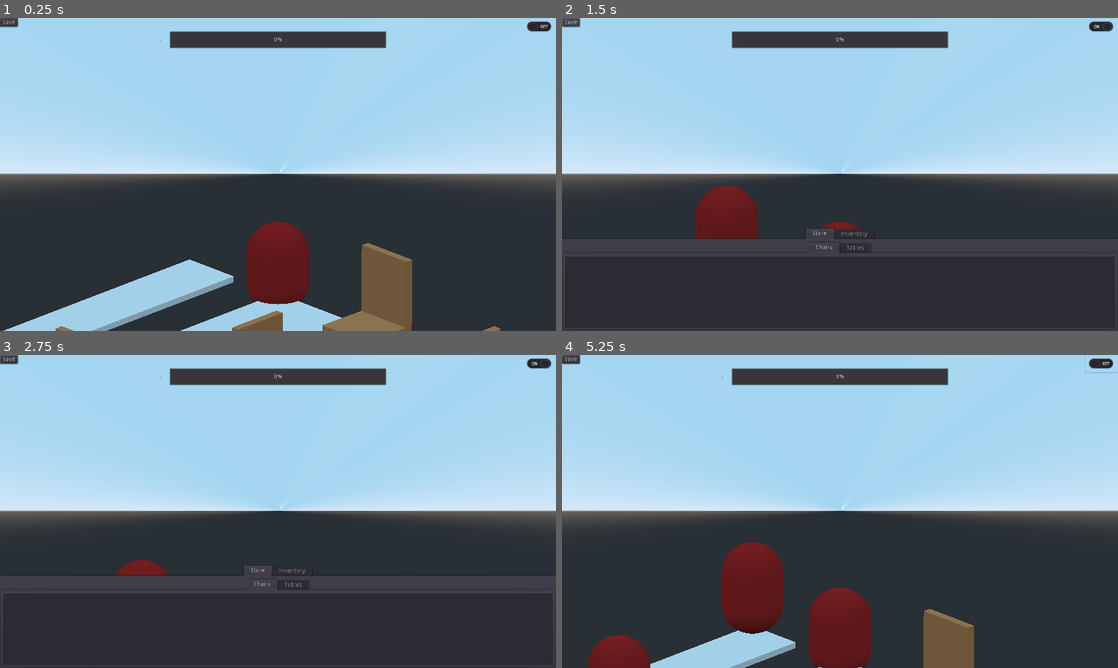
Above: before the commit, frames 1-4 (two rows, left to right).
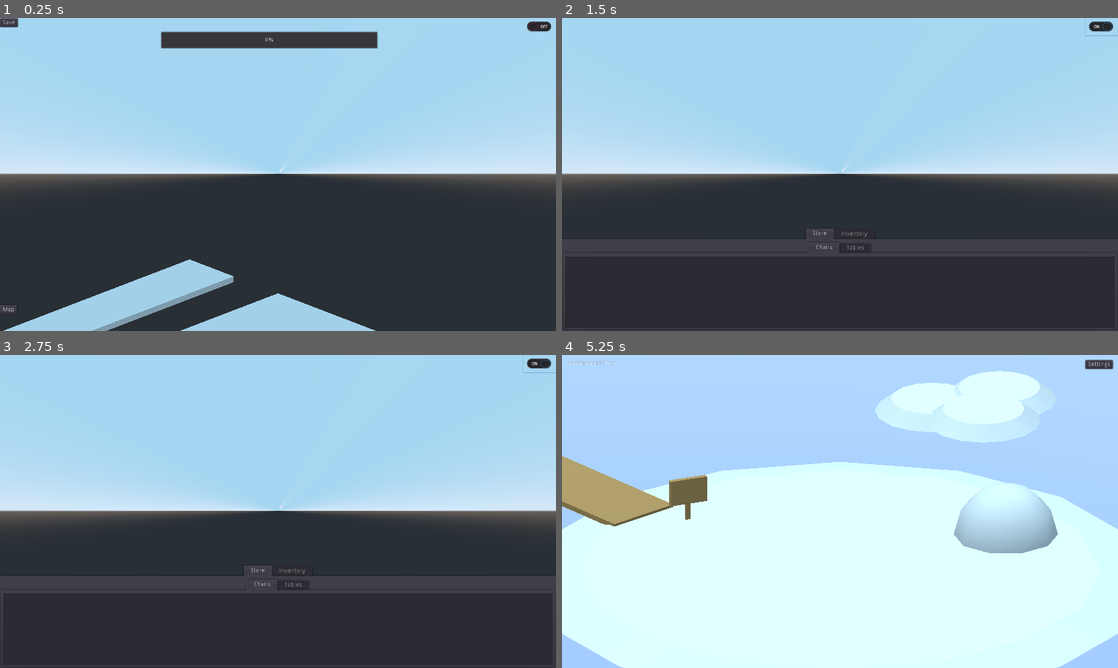
Above: after the commit, the same moments.

Repository: bigigloogames/Emperor-s-Restaurant
Game: Godot game, scene res://scenes/Restaurant.tscn
The game is run twice, just before and just after one commit, with the same random seed, the same clock (stepped at 60 frames per second) and the same inputs. The project has no main scene, so this scene is started directly.
Inputs (mouse positions are in pixels of both pictures, inside the frame that each line leads up to):
- Up to frame 1 (0.25 s): no input
- Up to frame 2 (1.5 s): click (1101, 27) at 0.5 s; click (573, 21) at 1.25 s, where only the run before the commit has a clickable "Save"
- Up to frame 3 (2.75 s): move the mouse to (400, 495) at 2.02 s; hold Up (ui_up) from 2.03 s (still down); tap Mouse wheel down (wheel_down) at 2.1 s; click (400, 495) at 2.17 s
- Up to frame 4 (5.25 s): move the mouse to (728, 527) at 2.77 s; release Up (ui_up) at 2.78 s; hold Down (ui_down) 2.78-3.53 s; tap Mouse wheel up (wheel_up) at 2.85, 4.35 s; move the mouse to (895, 442) at 3.52 s; hold Up (ui_up) 3.53-5 s; tap Mouse wheel down (wheel_down) at 3.6 s; tap Enter at 4.25 s; move the mouse to (812, 574) at 4.27 s; click (812, 574) at 4.42 s; click (573, 646) at 5 s, where only the run after the commit has a clickable "Map"

The runs differ from the first frame. In frame 1, 6.3% of the frame differs, in the area x 0-90%, y 0-100%; in frame 2, 4.1%; in frame 3, 2.6%; in frame 4, 68%, in the area x 0-100%, y 0-100%.

Commit message:
Modified Customer Routine

Diff:
--- a/scenes/Restaurant.tscn
+++ b/scenes/Restaurant.tscn
@@ -9,6 +9,12 @@
 [ext_resource path="res://scripts/Floor.gd" type="Script" id=7]
 [ext_resource path="res://scripts/Furniture.gd" type="Script" id=8]
 
+[sub_resource type="BoxShape" id=1]
+extents = Vector3( 20, 0.5, 20 )
+
+[sub_resource type="BoxShape" id=2]
+extents = Vector3( 0.5, 0.5, 0.5 )
+
 [node name="Restaurant" type="Node"]
 script = ExtResource( 2 )
 
@@ -28,95 +34,40 @@
 "_edit_use_anchors_": false
 }
 
-[node name="BuildMode" type="CheckButton" parent="Control"]
-anchor_left = 1.0
-anchor_right = 1.0
-margin_left = -76.0
-margin_bottom = 40.0
-__meta__ = {
-"_edit_use_anchors_": false
-}
-
-[node name="Build" type="TabContainer" parent="Control"]
-visible = false
-anchor_top = 1.0
-anchor_right = 1.0
-anchor_bottom = 1.0
-margin_top = -236.0
-__meta__ = {
-"_edit_use_anchors_": false
-}
-
-[node name="Store" type="TabContainer" parent="Control/Build"]
-anchor_right = 1.0
-anchor_bottom = 1.0
-margin_left = 4.0
-margin_top = 32.0
-margin_right = -4.0
-margin_bottom = -4.0
-
-[node name="Chairs" type="ItemList" parent="Control/Build/Store"]
-anchor_right = 1.0
-anchor_bottom = 1.0
-margin_left = 4.0
-margin_top = 32.0
-margin_right = -4.0
-margin_bottom = -4.0
-
-[node name="Tables" type="ItemList" parent="Control/Build/Store"]
-visible = false
-anchor_right = 1.0
-anchor_bottom = 1.0
-margin_left = 4.0
-margin_top = 32.0
-margin_right = -4.0
-margin_bottom = -4.0
-
-[node name="Inventory" type="TabContainer" parent="Control/Build"]
-visible = false
-anchor_right = 1.0
-anchor_bottom = 1.0
-margin_left = 4.0
-margin_top = 32.0
-margin_right = -4.0
-margin_bottom = -4.0
-
-[node name="Chairs" type="ItemList" parent="Control/Build/Inventory"]
-anchor_right = 1.0
-anchor_bottom = 1.0
-margin_left = 4.0
-margin_top = 32.0
-margin_right = -4.0
-margin_bottom = -4.0
-allow_reselect = true
-max_columns = 0
-script = ExtResource( 5 )
-__meta__ = {
-"_edit_use_anchors_": false
-}
-
-[node name="Tables" type="ItemList" parent="Control/Build/Inventory"]
-visible = false
-anchor_right = 1.0
-anchor_bottom = 1.0
-margin_left = 4.0
-margin_top = 32.0
-margin_right = -4.0
-margin_bottom = -4.0
-
-[node name="ExpBar" type="ProgressBar" parent="Control"]
+[node name="Menu" type="Panel" parent="Control"]
+anchor_right = 1.0
+anchor_bottom = 1.0
+margin_top = 1.0
+margin_right = -1280.0
+margin_bottom = -719.0
+__meta__ = {
+"_edit_use_anchors_": false
+}
+
+[node name="ExpBar" type="ProgressBar" parent="Control/Menu"]
 anchor_left = 0.5
 anchor_right = 0.5
-margin_left = -250.0
+margin_left = 370.0
 margin_top = 30.0
-margin_right = 250.0
+margin_right = 870.0
 margin_bottom = 70.0
 step = 1.0
 __meta__ = {
 "_edit_use_anchors_": false
 }
 
-[node name="Level" type="Label" parent="Control"]
+[node name="Map" type="Button" parent="Control/Menu"]
+anchor_top = 1.0
+anchor_bottom = 1.0
+margin_top = 660.0
+margin_right = 39.0
+margin_bottom = 680.0
+text = "Map"
+__meta__ = {
+"_edit_use_anchors_": false
+}
+
+[node name="Level" type="Label" parent="Control/Menu"]
 margin_left = 350.0
 margin_top = 30.0
 margin_right = 390.0
@@ -124,11 +75,93 @@
 text = "1"
 align = 1
 valign = 1
-
-[node name="Save" type="Button" parent="Control"]
-margin_right = 12.0
+__meta__ = {
+"_edit_use_anchors_": false
+}
+
+[node name="Save" type="Button" parent="Control/Menu"]
+margin_right = 41.0
 margin_bottom = 20.0
 text = "Save"
+__meta__ = {
+"_edit_use_anchors_": false
+}
+
+[node name="BuildMode" type="CheckButton" parent="Control"]
+anchor_left = 1.0
+anchor_right = 1.0
+margin_left = -76.0
+margin_bottom = 40.0
+__meta__ = {
+"_edit_use_anchors_": false
+}
+
+[node name="Build" type="TabContainer" parent="Control"]
+visible = false
+anchor_top = 1.0
+anchor_right = 1.0
+anchor_bottom = 1.0
+margin_top = -236.0
+__meta__ = {
+"_edit_use_anchors_": false
+}
+
+[node name="Store" type="TabContainer" parent="Control/Build"]
+anchor_right = 1.0
+anchor_bottom = 1.0
+margin_left = 4.0
+margin_top = 32.0
+margin_right = -4.0
+margin_bottom = -4.0
+
+[node name="Chairs" type="ItemList" parent="Control/Build/Store"]
+anchor_right = 1.0
+anchor_bottom = 1.0
+margin_left = 4.0
+margin_top = 32.0
+margin_right = -4.0
+margin_bottom = -4.0
+
+[node name="Tables" type="ItemList" parent="Control/Build/Store"]
+visible = false
+anchor_right = 1.0
+anchor_bottom = 1.0
+margin_left = 4.0
+margin_top = 32.0
+margin_right = -4.0
+margin_bottom = -4.0
+
+[node name="Inventory" type="TabContainer" parent="Control/Build"]
+visible = false
+anchor_right = 1.0
+anchor_bottom = 1.0
+margin_left = 4.0
+margin_top = 32.0
+margin_right = -4.0
+margin_bottom = -4.0
+
+[node name="Chairs" type="ItemList" parent="Control/Build/Inventory"]
+anchor_right = 1.0
+anchor_bottom = 1.0
+margin_left = 4.0
+margin_top = 32.0
+margin_right = -4.0
+margin_bottom = -4.0
+allow_reselect = true
+max_columns = 0
+script = ExtResource( 5 )
+__meta__ = {
+"_edit_use_anchors_": false
+}
+
+[node name="Tables" type="ItemList" parent="Control/Build/Inventory"]
+visible = false
+anchor_right = 1.0
+anchor_bottom = 1.0
+margin_left = 4.0
+margin_top = 32.0
+margin_right = -4.0
+margin_bottom = -4.0
 
 [node name="Floor" type="GridMap" parent="."]
 mesh_library = ExtResource( 1 )
@@ -166,11 +199,27 @@
 "units",
 ] instance=ExtResource( 4 )]
 transform = Transform( 1, 0, 0, 0, 1, 0, 0, 0, 1, 0, 2, 0 )
+visible = false
 
 [node name="CustomerTimer" type="Timer" parent="."]
 autostart = true
+
+[node name="Seating" type="Area" parent="."]
+transform = Transform( 1, 0, 0, 0, 1, 0, 0, 0, 1, 0, 5, 0 )
+
+[node name="CollisionShape" type="CollisionShape" parent="Seating"]
+shape = SubResource( 1 )
+
+[node name="Exit" type="Area" parent="."]
+transform = Transform( 1, 0, 0, 0, 1, 0, 0, 0, 1, -3, 2, 17 )
+
+[node name="CollisionShape" type="CollisionShape" parent="Exit"]
+shape = SubResource( 2 )
+[connection signal="value_changed" from="Control/Menu/ExpBar" to="." method="_on_ExpBar_value_changed"]
+[connection signal="pressed" from="Control/Menu/Map" to="." method="_on_Map_pressed"]
+[connection signal="pressed" from="Control/Menu/Save" to="." method="_on_Save_pressed"]
 [connection signal="toggled" from="Control/BuildMode" to="." method="_on_BuildMode_toggled"]
 [connection signal="item_selected" from="Control/Build/Inventory/Chairs" to="." method="_on_ItemList_item_selected"]
-[connection signal="value_changed" from="Control/ExpBar" to="." method="_on_ExpBar_value_changed"]
-[connection signal="pressed" from="Control/Save" to="." method="_on_Save_pressed"]
 [connection signal="timeout" from="CustomerTimer" to="." method="_on_CustomerTimer_timeout"]
+[connection signal="body_entered" from="Seating" to="." method="_on_Seating_body_entered"]
+[connection signal="body_entered" from="Exit" to="." method="_on_Exit_body_entered"]
--- a/scripts/Furniture.gd
+++ b/scripts/Furniture.gd
@@ -16,7 +16,7 @@
 	for m in range(size):
 		for n in range(size):
 			if furniture[m][n]:
-				set_cell_item(m, 0, n, furniture[m][n][0], furniture[m][n][1])
+				set_cell_item(m, -1, n, furniture[m][n][0], furniture[m][n][1])
 
 
 func place_item(selected_item, position):
--- a/scripts/Restaurant.gd
+++ b/scripts/Restaurant.gd
@@ -16,8 +16,10 @@
 onready var Floor = $Floor
 onready var Furni = $Furniture
 onready var Astar = $Astar
-onready var ExpBar = $Control/ExpBar
-onready var Level = $Control/Level
+onready var Menu = $Control/Menu
+onready var ExpBar = $Control/Menu/ExpBar
+onready var Level = $Control/Menu/Level
+onready var CustomerTimer = $CustomerTimer
 var sav_dict = {}
 var seats = []
 var selected_item = -1
@@ -36,25 +38,32 @@
 	FurniList.populate_list(mesh_lib)
 
 
-func _on_CustomerTimer_timeout():
+func _on_CustomerTimer_timeout():  # Spawn customers
 	if seats:
 		var NewUnit = Unit.instance()
+		NewUnit.add_to_group("customers")
 		NewUnit.translation.x = -3
 		NewUnit.translation.y = 2
 		self.add_child(NewUnit)
 		#NewUnit.visit_restaurant()
 		var free_seat = seats.pop_back()
-		print(free_seat)
 		var seat_id = Astar.all_points[Astar.v3_to_index(free_seat)]
 		Astar.astar.set_point_disabled(seat_id, false)
 		NewUnit.move_to(free_seat)
 		Astar.astar.set_point_disabled(seat_id, true)
-		yield(get_tree().create_timer(10.0), "timeout")
-		NewUnit.move_to(Vector3(-2, 1, 0))
+		#
+		yield(get_tree().create_timer(20.0), "timeout")
 		seats.push_back(free_seat)
-		yield(get_tree().create_timer(10.0), "timeout")
-		NewUnit.queue_free()
-		ExpBar.set_value(ExpBar.get_value() + 20)
+
+
+func _on_Seating_body_entered(body):  # Detect customers entering seats
+	yield(get_tree().create_timer(10.0), "timeout")  # Eating time
+	body.move_to(Vector3(-2, 1, 8))
+
+
+func _on_Exit_body_entered(body):  # Dectect customer leaving
+	body.queue_free()
+	ExpBar.set_value(ExpBar.get_value() + 20)
 
 
 func _on_ItemList_item_selected(index):
@@ -76,10 +85,15 @@
 func _on_BuildMode_toggled(_button_pressed):
 	build_mode = !build_mode
 	Build.visible = build_mode
+	Menu.visible = !build_mode
 	if build_mode:
-		pass  # Hide customers
+		CustomerTimer.stop()
+		var customers = get_tree().get_nodes_in_group("customers")
+		for customer in customers:
+			customer.visible = false  # customer.queue_free()
 	else:
 		initialize_astar()
+		CustomerTimer.start()
 
 
 # Called every frame. 'delta' is the elapsed time since the previous frame.
@@ -143,17 +157,21 @@
 		furniture_array.append([])
 		furniture_array[x].resize(room_size)
 	# For debugging purposes
-	furniture_array[0][8] = [CHAIR, SW]  # no rotation
-	furniture_array[2][6] = [CHAIR, NE]  # 180
-	furniture_array[4][4] = [CHAIR, SE]  # +90 clockwise
-	furniture_array[6][2] = [CHAIR, NW]  # -90 clockwise
-	furniture_array[3][1] = [CHAIR, SW]  # no rotation
-	furniture_array[2][5] = [TABLE, NE]  # 180
-	furniture_array[5][4] = [TABLE, SE]  # +90 clockwise
-	furniture_array[5][2] = [TABLE, NW]  # -90 clockwise
+#	furniture_array[0][8] = [CHAIR, SW]  # no rotation
+#	furniture_array[2][6] = [CHAIR, NE]  # 180
+#	furniture_array[4][4] = [CHAIR, SE]  # +90 clockwise
+#	furniture_array[6][2] = [CHAIR, NW]  # -90 clockwise
+#	furniture_array[3][1] = [CHAIR, SW]  # no rotation
+#	furniture_array[2][5] = [TABLE, NE]  # 180
+#	furniture_array[5][4] = [TABLE, SE]  # +90 clockwise
+#	furniture_array[5][2] = [TABLE, NW]  # -90 clockwise
 	sav_dict["furniture"] = furniture_array
 
 
 func initialize_astar():
 	seats = Astar.populate_astar(sav_dict["room_size"], sav_dict["furniture"])
 	Astar.generate_astar()
+
+
+func _on_Map_pressed():
+	get_tree().change_scene("res://scenes/Map.tscn")
Not shown: 1 places in scenes/Restaurant.tscn that only renumber resources
